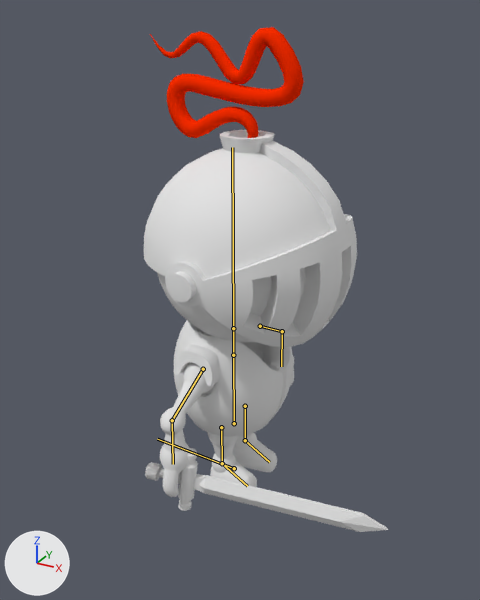
The Blender file core/assets/AssetsDatabase/AnimatedKnight.blend: old version first, new version second.
Rendered twice from a camera (50 mm lens) standing at (1.53, -2.71, 2.71) and looking at (0.02, 0.03, 1.34). The axes (+X, +Y, +Z) are drawn at lower left. The lights are the same throughout. The bones that change are drawn over the model as lines.

In view in the first picture: 'Feather', 'Knight', 'Knight_head', 'Sword'.
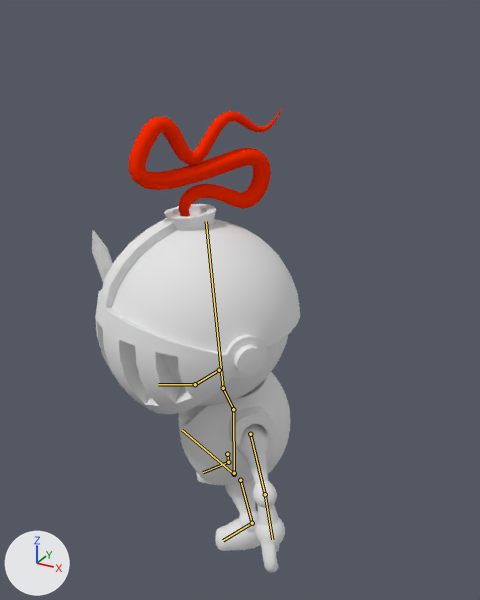
The newer file adds an action. The first version stands in its rest pose; the second is drawn at frame 20 of the action 'SwordBreathBackward'.

Boxes (x1, y1, x2, y2) around the edits, measured in the pictures (480 x 600 px):
'Knight_head', posed: before (144, 130, 357, 347); after (95, 204, 300, 414)
'Knight', posed: before (160, 321, 294, 497); after (178, 372, 290, 573)
'Feather', posed: before (150, 27, 304, 138); after (128, 107, 283, 216)
'Sword', posed: before (145, 448, 388, 532); after (92, 230, 113, 283)
bone 'root', root to tip: before (234, 468) to (157, 439); after (234, 474) to (182, 430)
bone 'body', root to tip: before (234, 423) to (233, 355); after (234, 473) to (233, 409)
bone 'neck', root to tip: before (233, 355) to (233, 328); after (233, 409) to (223, 388)
bone 'head', root to tip: before (233, 328) to (232, 147); after (223, 388) to (206, 221)
bone 'Leg.L', root to tip: before (245, 406) to (245, 440); after (240, 480) to (252, 523)
bone 'Leg.L.001', root to tip: before (245, 440) to (269, 462); after (252, 523) to (223, 540)
bone 'Leg.R', root to tip: before (221, 427) to (222, 463); after (227, 454) to (228, 462)
bone 'Leg.R.001', root to tip: before (222, 463) to (247, 486); after (228, 462) to (203, 472)
bone 'Arm.L', root to tip: before (260, 326) to (282, 331); after (250, 434) to (265, 494)
bone 'Arm.L.001', root to tip: before (282, 331) to (281, 366); after (265, 494) to (272, 539)
bone 'Arm.R', root to tip: before (203, 369) to (172, 420); after (219, 370) to (195, 384)
bone 'Arm.R.001', root to tip: before (172, 420) to (173, 464); after (195, 384) to (158, 384)

The change, as a list of edits to the scene's bpy script:
```text
Change bone_root:
    where bone_root = bpy.data.objects['Armature'].pose.bones['root']
    bone_root.location: (0.0, 0.0, 0.0) -> (0.0, 0.0, -0.079)
    bone_root.rotation_quaternion: (1.0, 0.0, 0.0, 0.0) -> (0.983, 0.0, 0.0, -0.185)  # degrees (0, 0, 0) -> degrees (0, 0, -21)
Change bone_body:
    where bone_body = bpy.data.objects['Armature'].pose.bones['body']  # child of 'root'
    bone_body.location: (0.0, 0.0, 0.0) -> (0.0, -0.6, 0.0)
    bone_body.rotation_quaternion: (1.0, 0.0, 0.0, 0.0) -> (0.578, 0.0, -0.816, 0.0)  # degrees (0, 0, 0) -> degrees (0, -109, 0)
Change bone_neck:
    where bone_neck = bpy.data.objects['Armature'].pose.bones['neck']  # child of 'body'
    bone_neck.rotation_quaternion: (1.0, 0.0, 0.0, 0.0) -> (0.982, 0.189, 0.005, 0.014)  # degrees (0, 0, 0) -> degrees (22, 0, 2)
Change bone_head:
    where bone_head = bpy.data.objects['Armature'].pose.bones['head']  # child of 'neck'
    bone_head.rotation_quaternion: (1.0, 0.0, 0.0, 0.0) -> (0.986, -0.153, 0.062, -0.007)  # degrees (0, 0, 0) -> degrees (-18, 7, -2)
Change bone_leg_l:
    where bone_leg_l = bpy.data.objects['Armature'].pose.bones['Leg.L']  # child of 'body'
    bone_leg_l.rotation_quaternion: (1.0, 0.0, 0.0, 0.0) -> (0.935, 0.015, -0.042, -0.351)  # degrees (0, 0, 0) -> degrees (3, -4, -41)
Change bone_leg_l_001:
    where bone_leg_l_001 = bpy.data.objects['Armature'].pose.bones['Leg.L.001']  # child of 'Leg.L'
    bone_leg_l_001.rotation_quaternion: (1.0, 0.0, 0.0, 0.0) -> (0.934, -0.03, -0.277, 0.225)  # degrees (0, 0, 0) -> degrees (-12, -30, 30)
Change bone_leg_r:
    where bone_leg_r = bpy.data.objects['Armature'].pose.bones['Leg.R']  # child of 'body'
    bone_leg_r.rotation_quaternion: (1.0, 0.0, 0.0, 0.0) -> (0.921, 0.053, 0.164, 0.35)  # degrees (0, 0, 0) -> degrees (13, 15, 43)
Change bone_leg_r_001:
    where bone_leg_r_001 = bpy.data.objects['Armature'].pose.bones['Leg.R.001']  # child of 'Leg.R'
    bone_leg_r_001.rotation_quaternion: (1.0, 0.0, 0.0, 0.0) -> (0.935, 0.019, 0.317, -0.156)  # degrees (0, 0, 0) -> degrees (-5, 37, -20)
Change bone_arm_l:
    where bone_arm_l = bpy.data.objects['Armature'].pose.bones['Arm.L']  # child of 'body'
    bone_arm_l.location: (0.0, 0.0, 0.0) -> (-0.044, 0.024, 0.0)
    bone_arm_l.rotation_quaternion: (1.0, 0.0, 0.0, 0.0) -> (0.987, 0.001, 0.049, 0.152)  # degrees (0, 0, 0) -> degrees (1, 6, 18)
Change bone_arm_l_001:
    where bone_arm_l_001 = bpy.data.objects['Armature'].pose.bones['Arm.L.001']  # child of 'Arm.L'
    bone_arm_l_001.rotation_quaternion: (1.0, 0.0, 0.0, 0.0) -> (0.955, 0.035, 0.123, -0.266)  # degrees (0, 0, 0) -> degrees (0, 15, -31)
Change bone_arm_r:
    where bone_arm_r = bpy.data.objects['Armature'].pose.bones['Arm.R']  # child of 'body'
    bone_arm_r.location: (0.0, 0.0, 0.0) -> (-0.071, -0.039, 0.0)
    bone_arm_r.rotation_quaternion: (1.0, 0.0, 0.0, 0.0) -> (0.768, -0.048, 0.609, -0.192)  # degrees (0, 0, 0) -> degrees (-50, 67, -62)
Change bone_arm_r_001:
    where bone_arm_r_001 = bpy.data.objects['Armature'].pose.bones['Arm.R.001']  # child of 'Arm.R'
    bone_arm_r_001.rotation_quaternion: (1.0, 0.0, 0.0, 0.0) -> (-0.953, 0.206, 0.102, -0.197)  # degrees (0, 0, 0) -> degrees (-26, -7, 25)
```
